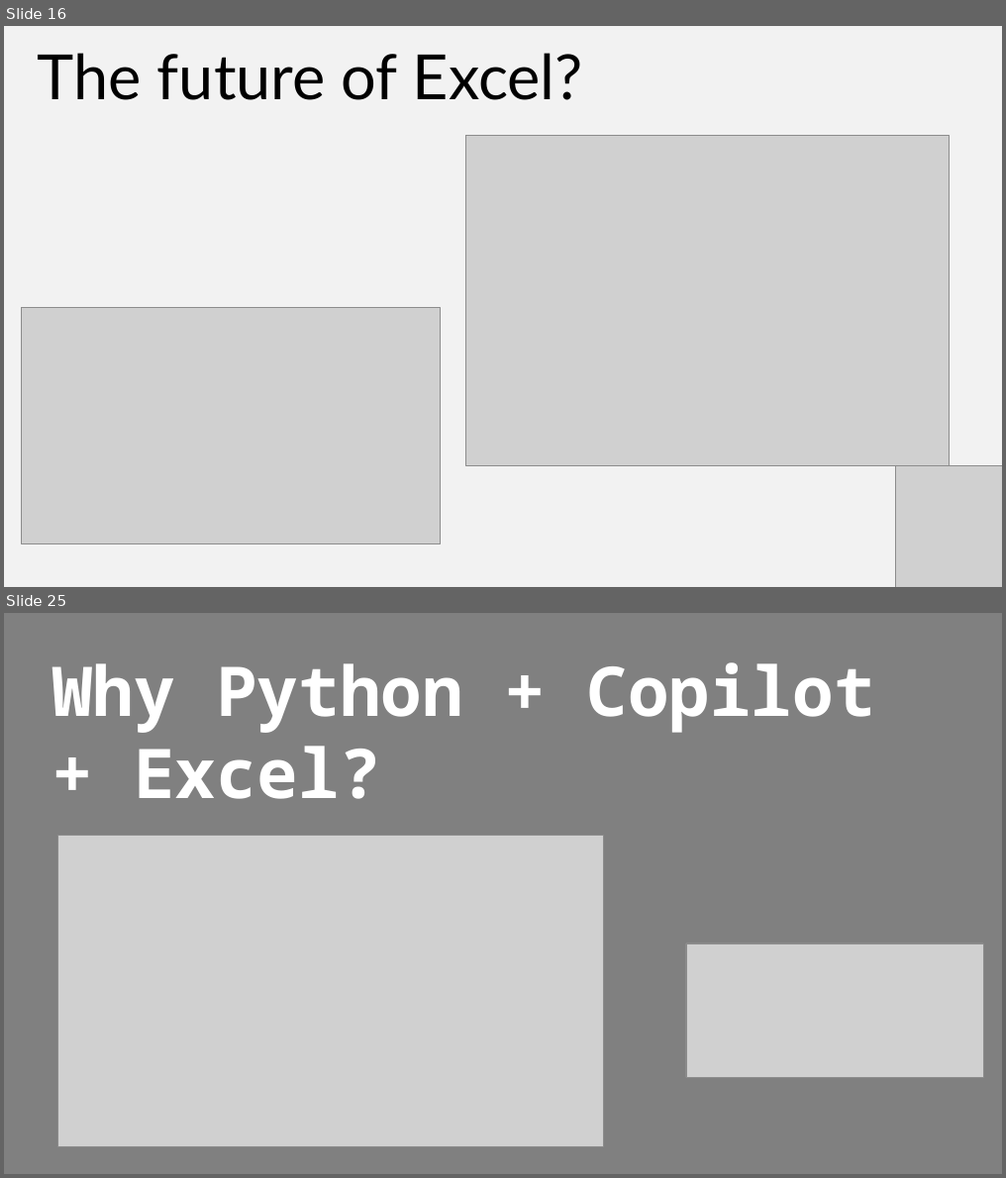
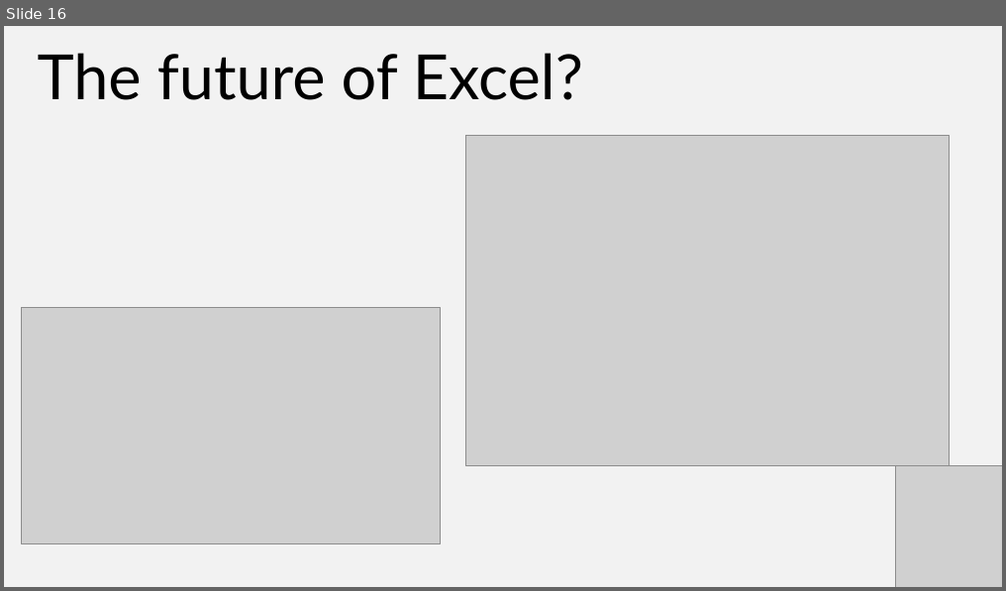
Before and after one commit to stringfestdata/xlgs-python-excel-copilot, a slide deck: xlgs-python-excel-copilot-slides.pptx. Shown one above the other, each under a label of ours: slides 16 and 25 before the commit, slide 16 after it; the slides between them are not shown. The pictures are 1006x1178 and 1006x591 pixels, drawn with LibreOffice and Linux fonts; fonts in the diff are those of the drawing; grey boxes stand for pictures. Boxes give left, top, right and bottom in pixels: in the first picture for what was removed or moved away, otherwise in the second. Text is boxed around its words. In the diff, an @@ line names an element or a change of style, - is before the commit and + after.

```diff
--- a/xlgs-python-excel-copilot-slides.pptx
+++ b/xlgs-python-excel-copilot-slides.pptx
@@ slide 25 removed at (x1=4, y1=613, x2=1002, y2=1174), background #F2F2F2 @@
@@ rectangle removed at (x1=4, y1=613, x2=1002, y2=1174) @@
@@ text removed at (x1=52, y1=663, x2=875, y2=799) @@
-Why Python + Copilot + Excel?
@@ picture removed at (x1=57, y1=836, x2=603, y2=1147) @@
@@ picture removed at (x1=686, y1=944, x2=983, y2=1077) @@
```
Also in this commit, not shown: 13 other slides removed.
